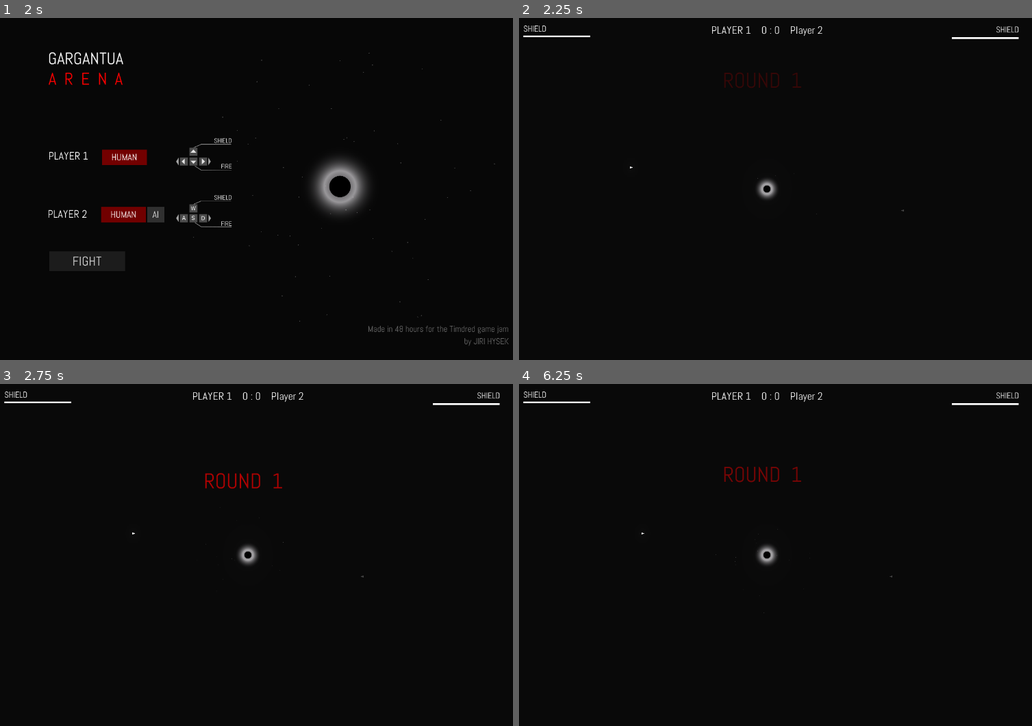
Above: before the commit, frames 1-4 (two rows, left to right).
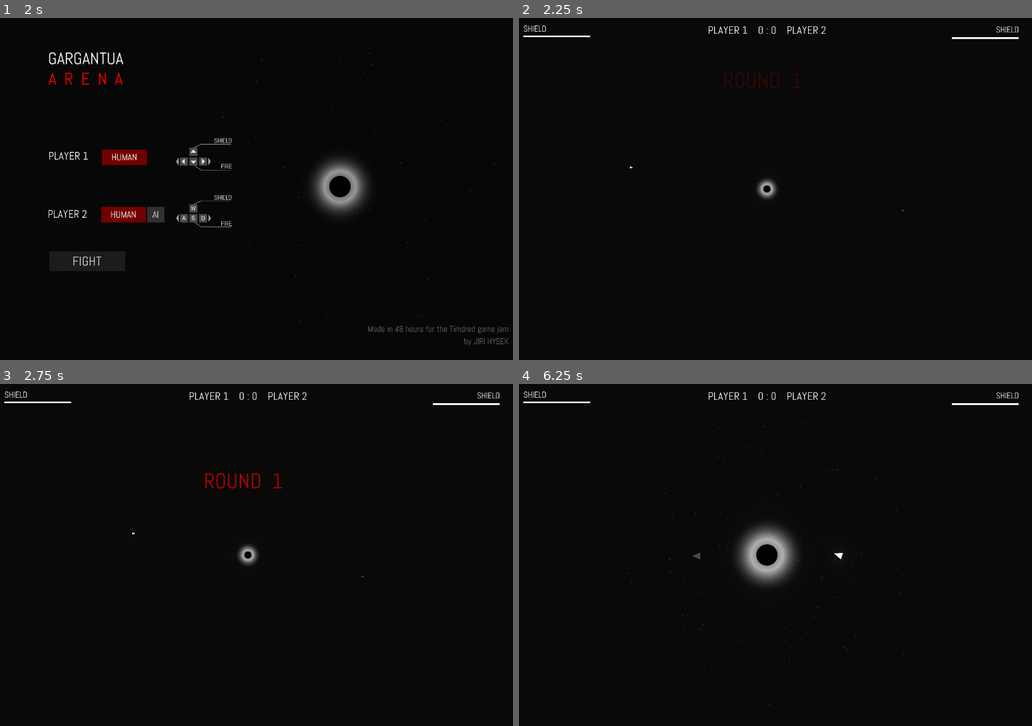
Above: after the commit, the same moments.

Repository: jhysek/gargantua-arena
Game: Godot game, scene res://Menu.tscn
The game is run twice, just before and just after one commit, with the same random seed, the same clock (stepped at 60 frames per second) and the same inputs. Sound files missing from this copy of the repository are replaced by a short silence.
Inputs (mouse positions are in pixels of both pictures, inside the frame that each line leads up to):
- Up to frame 1 (2 s): click "AI" at 0.5 s; click "HUMAN" at 1.25 s
- Up to frame 2 (2.25 s): click "FIGHT" at 2 s
- Up to frame 3 (2.75 s): no input
- Up to frame 4 (6.25 s): tap Enter (ui_accept) at 2.75, 3.6, 3.77, 4.07, 4.25, 5.1, 5.27, 5.57 s; move the mouse to (888, 537) at 2.77 s; hold Right (ui_right) 2.78-3.53 s; hold Enter (ui_accept) 2.78-3.53 s; move the mouse to (657, 572) at 3.52 s; hold Down (ui_down) 3.53-4.28 s; move the mouse to (821, 479) at 4.27 s; hold Right (ui_right) 4.28-5.03 s; hold Enter (ui_accept) 4.28-5.03 s; move the mouse to (739, 623) at 5.02 s; hold Up (ui_up) 5.03-5.78 s; move the mouse to (929, 606) at 5.77 s; hold Left (ui_left) from 5.78 s (still down); hold Enter (ui_accept) from 5.78 s (still down)

Frame 1 is identical in both runs. In frame 2, 0.2% of the frame differs, in the area x 36-60%, y 2-6%; in frame 3, 0.2%; in frame 4, 2.2%, in the area x 17-76%, y 2-97%.

Commit message:
Finishing

Diff:
--- a/Game.gd
+++ b/Game.gd
@@ -13,18 +13,21 @@
 	set_process_input(true)
 
 func _input(event):
-	if event is InputEventKey and event.is_action_pressed('ui_accept'):
+	if game_over and event is InputEventKey and event.is_action_pressed('ui_accept'):
 		Stats.reset_score()
 		get_tree().change_scene("res://Game.tscn")
 
 	if event is InputEventKey and event.is_action_pressed('ui_cancel'):
 		if game_over:
+			$Click.play()
 			to_menu()
 		else:
 			if paused:
+				$Click.play()
 				paused = false
 				$CanvasLayer/UI/PauseMenu.hide()
 			else:
+				$Click.play()
 				paused = true
 				$CanvasLayer/UI/PauseMenu.show()
 
@@ -62,7 +65,7 @@
 	get_tree().change_scene("res://Game.tscn")
 
 func actualize_score():
-	var p2_label = "Player 2"
+	var p2_label = "PLAYER 2"
 	if Stats.player2 == 0:
 		p2_label = "A.I."
 
@@ -86,9 +89,14 @@
 			$CanvasLayer/UI/Shield2.text = "SHIELD DEPLETED"
 
 func _on_PauseButton_pressed():
+	$Click.play()
 	paused = false
 	$CanvasLayer/UI/PauseMenu.hide()
 
 
 func _on_Exit_pressed():
+	$Click.play()
 	to_menu()
+
+func _on_Button_mouse_entered():
+	$Hover.play()
--- a/Game.tscn
+++ b/Game.tscn
@@ -6,6 +6,8 @@
 [ext_resource path="res://Components/Ship/Ship.tscn" type="PackedScene" id=4]
 [ext_resource path="res://Assets/AnimStartRound.tres" type="Animation" id=5]
 [ext_resource path="res://Assets/abel-regular.otf" type="DynamicFontData" id=6]
+[ext_resource path="res://Assets/itemback.wav" type="AudioStream" id=7]
+[ext_resource path="res://Assets/itempick1.wav" type="AudioStream" id=8]
 
 [sub_resource type="Animation" id=2]
 
@@ -793,10 +795,34 @@
 
 [node name="Bullets" type="Node2D" parent="." index="9"]
 
+[node name="Hover" type="AudioStreamPlayer" parent="." index="10"]
+
+stream = ExtResource( 7 )
+volume_db = -5.0
+autoplay = false
+mix_target = 0
+bus = "Master"
+
+[node name="Click" type="AudioStreamPlayer" parent="." index="11"]
+
+stream = ExtResource( 8 )
+volume_db = -5.0
+autoplay = false
+mix_target = 0
+bus = "Master"
+
+[connection signal="mouse_entered" from="CanvasLayer/UI/PauseMenu/Button" to="." method="_on_Button_mouse_entered"]
+
 [connection signal="pressed" from="CanvasLayer/UI/PauseMenu/Button" to="." method="_on_PauseButton_pressed"]
 
+[connection signal="mouse_entered" from="CanvasLayer/UI/PauseMenu/Button2" to="." method="_on_Button_mouse_entered"]
+
 [connection signal="pressed" from="CanvasLayer/UI/PauseMenu/Button2" to="." method="_on_Exit_pressed"]
 
+[connection signal="mouse_entered" from="CanvasLayer/UI/GameOver/Again" to="." method="_on_Button_mouse_entered"]
+
+[connection signal="mouse_entered" from="CanvasLayer/UI/GameOver/Back" to="." method="_on_Button_mouse_entered"]
+
 [connection signal="pressed" from="CanvasLayer/UI/GameOver/Back" to="." method="_on_Exit_pressed"]
 
 [connection signal="timeout" from="Timer" to="." method="_on_Timer_timeout"]
--- a/Menu.gd
+++ b/Menu.gd
@@ -2,19 +2,27 @@
 
 var player2 = 0
 
+func _ready():
+	MusicPlayer.stop()
 
 func _on_Button_pressed():
+	$Click.play()
 	Stats.reset_score()
 	Stats.set_player2(player2)
 	MusicPlayer.play()
 	get_tree().change_scene("res://Game.tscn")
 
 func _on_AI_pressed():
+	$Click.play()
 	player2 = 0
 	$CanvasLayer/UI/Player2/HUMAN.pressed = false
 	$CanvasLayer/UI/Player2/Controls.hide()
 
 func _on_HUMAN_pressed():
+	$Click.play()
 	player2 = 2
 	$CanvasLayer/UI/Player2/AI.pressed = false
 	$CanvasLayer/UI/Player2/Controls.show()
+
+func _on_Button_mouse_entered():
+	$Hover.play()
--- a/Menu.tscn
+++ b/Menu.tscn
@@ -1,11 +1,13 @@
-[gd_scene load_steps=20 format=2]
+[gd_scene load_steps=22 format=2]
 
 [ext_resource path="res://Menu.gd" type="Script" id=1]
 [ext_resource path="res://Components/Blackhole/Blackhole.tscn" type="PackedScene" id=2]
 [ext_resource path="res://Assets/abel-regular.otf" type="DynamicFontData" id=3]
 [ext_resource path="res://Assets/controlarrows.png" type="Texture" id=4]
 [ext_resource path="res://Assets/controlwasd.png" type="Texture" id=5]
-[ext_resource path="res://Assets/Zander Noriega - Perpetual Tension.wav" type="AudioStream" id=6]
+[ext_resource path="res://Assets/Zander Noriega - Perpetual Tension.ogg" type="AudioStream" id=6]
+[ext_resource path="res://Assets/itemback.wav" type="AudioStream" id=7]
+[ext_resource path="res://Assets/itempick1.wav" type="AudioStream" id=8]
 
 [sub_resource type="DynamicFont" id=1]
 
@@ -699,8 +701,30 @@
 mix_target = 0
 bus = "Master"
 
+[node name="Hover" type="AudioStreamPlayer" parent="." index="5"]
+
+stream = ExtResource( 7 )
+volume_db = -10.0
+autoplay = false
+mix_target = 0
+bus = "Master"
+
+[node name="Click" type="AudioStreamPlayer" parent="." index="6"]
+
+stream = ExtResource( 8 )
+volume_db = -10.0
+autoplay = false
+mix_target = 0
+bus = "Master"
+
+[connection signal="mouse_entered" from="CanvasLayer/UI/Player2/AI" to="." method="_on_Button_mouse_entered"]
+
 [connection signal="pressed" from="CanvasLayer/UI/Player2/AI" to="." method="_on_AI_pressed"]
 
+[connection signal="mouse_entered" from="CanvasLayer/UI/Player2/HUMAN" to="." method="_on_Button_mouse_entered"]
+
 [connection signal="pressed" from="CanvasLayer/UI/Player2/HUMAN" to="." method="_on_HUMAN_pressed"]
 
+[connection signal="mouse_entered" from="CanvasLayer/UI/Button" to="." method="_on_Button_mouse_entered"]
+
 [connection signal="pressed" from="CanvasLayer/UI/Button" to="." method="_on_Button_pressed"]
Not shown, added: Assets/Zander Noriega - Perpetual Tension.ogg.import
Not shown, removed: Assets/Zander Noriega - Perpetual Tension.wav.import
Not shown, removed: Assets/ambientmain_0.ogg.import
Not shown, added: Assets/itemback.wav.import
Not shown, added: Assets/itempick1.wav.import
Not shown: 1 places in Game.tscn that only renumber resources
Not shown, added: Assets/Zander Noriega - Perpetual Tension.ogg
Not shown, changed: Assets/Zander Noriega - Perpetual Tension.wav
Not shown, removed: Assets/ambientmain_0.ogg
Not shown, added: Assets/itemback.wav
Not shown, added: Assets/itempick1.wav
